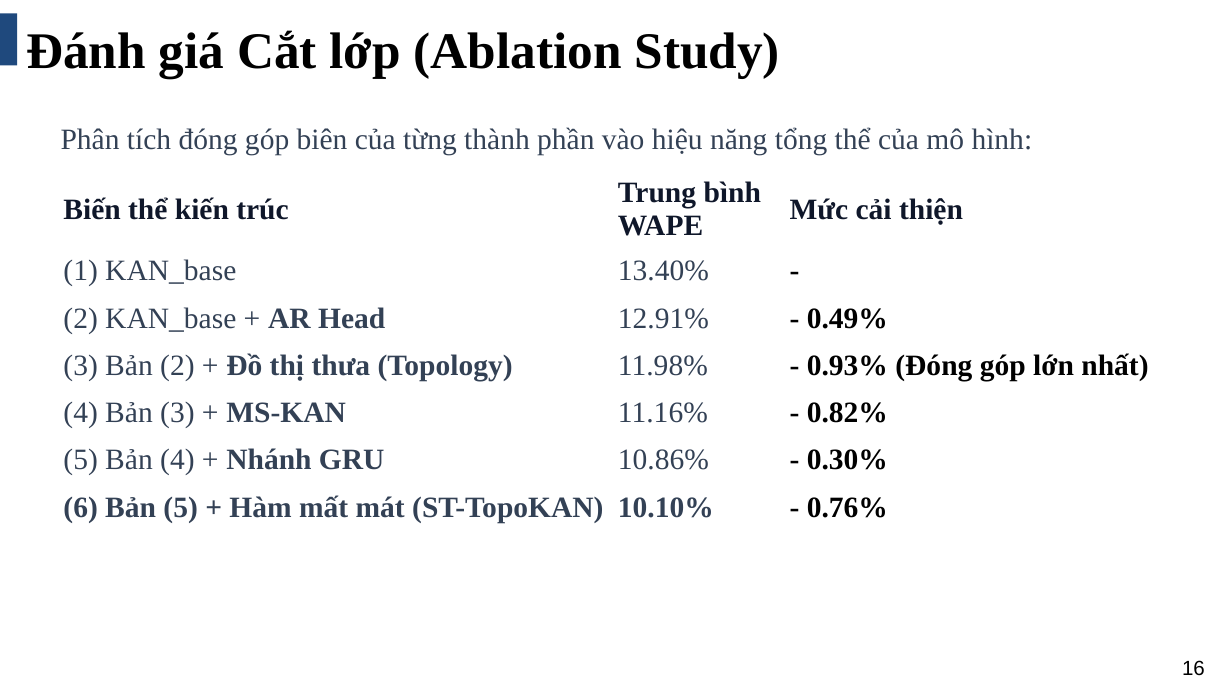
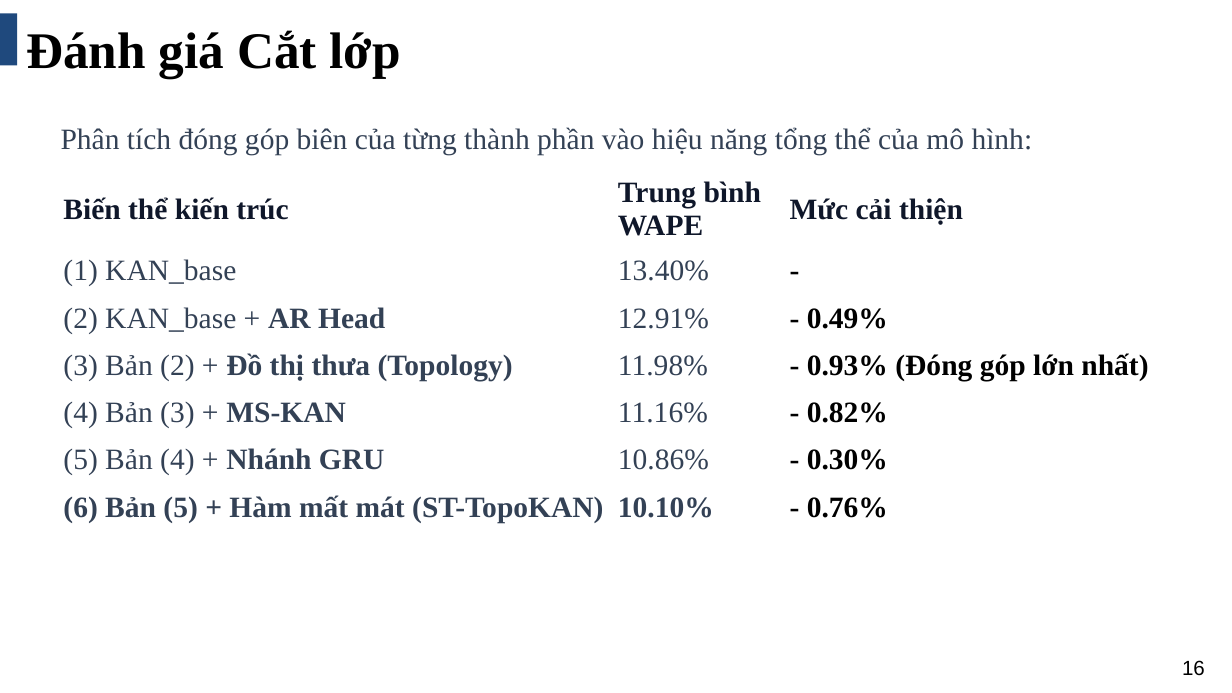
Before and after one commit to zudoan/ST-TopoKAN-PowerGrid, a slide deck: slide 13 of presentation/ST_TopoKAN.pptx. Drawn at 1232x693 pixels with LibreOffice and Linux fonts; fonts in the diff are those of the drawing. Boxes give left, top, right and bottom in pixels: in the first picture for what was removed or moved away, otherwise in the second. Text is boxed around its words. In the diff, an @@ line names an element or a change of style, - is before the commit and + after.

```diff
--- a/presentation/ST_TopoKAN.pptx
+++ b/presentation/ST_TopoKAN.pptx
@@ text at bbox=[26, 30, 401, 79]: text changed @@
-Đánh giá Cắt lớp (Ablation Study)
+Đánh giá Cắt lớp
```
Also in this commit, not shown: 1 other slide changed, 4 other files.
